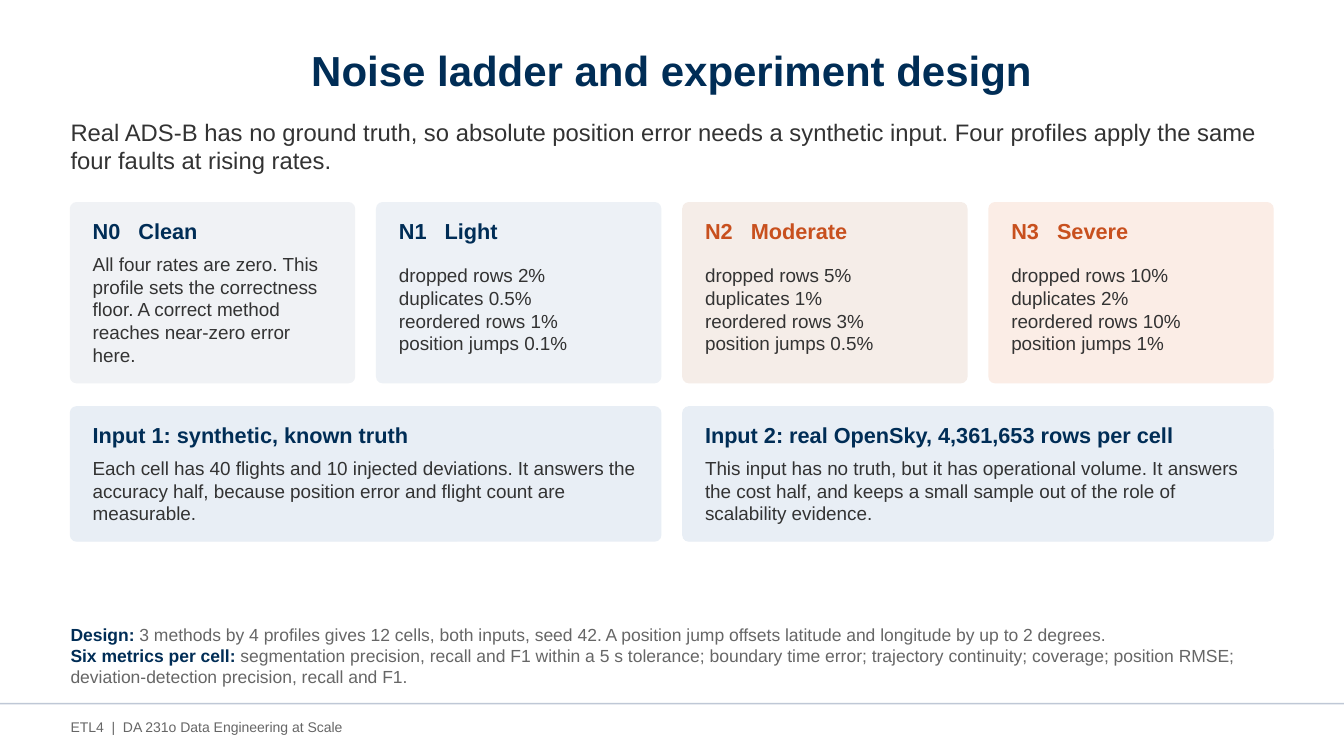
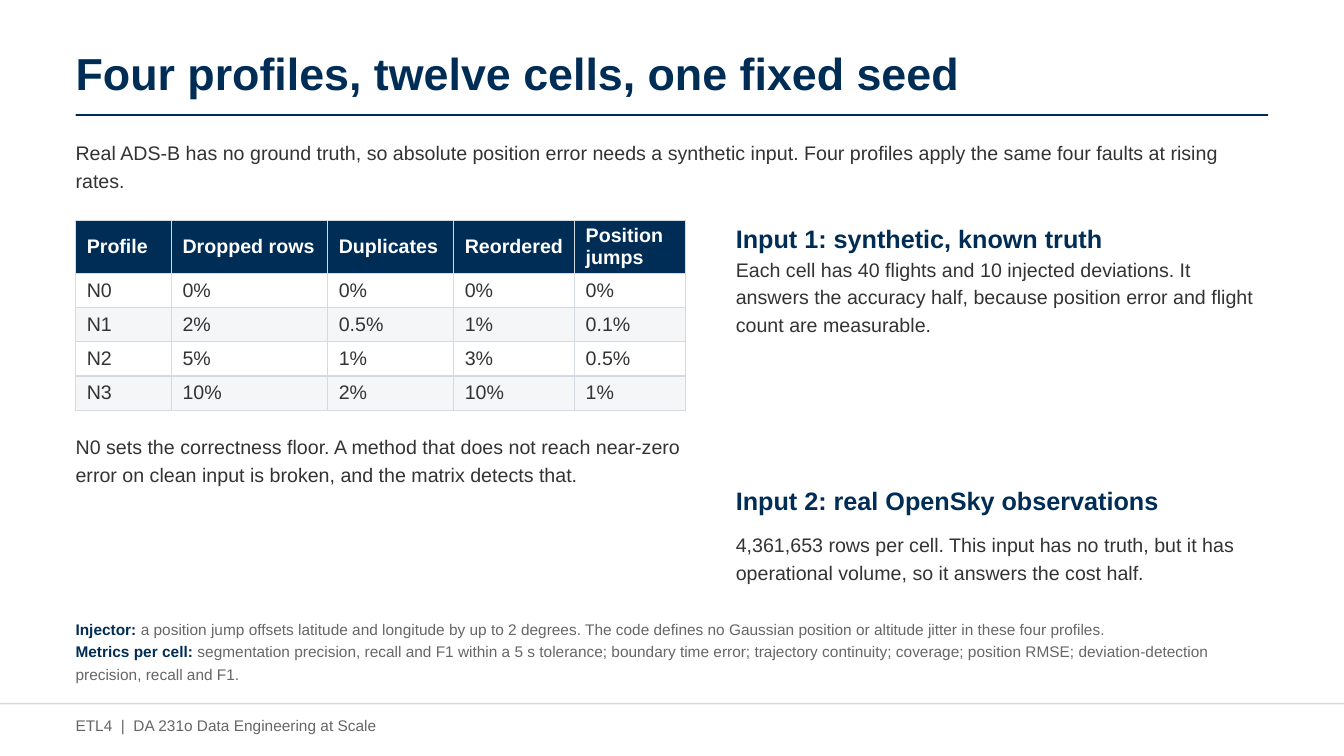
Before and after one commit to AvinashKompalli/Clean-Flight-Paths-from-Noisy-Aircraft-Data-at-Scale, a slide deck: slide 14 of etl4/docs/ETL4_Project_Presentation.pptx (slide 11 before the commit). Drawn at 1344x756 pixels with LibreOffice and Linux fonts; fonts in the diff are those of the drawing. Boxes give left, top, right and bottom in pixels: in the first picture for what was removed or moved away, otherwise in the second. Text is boxed around its words. In the diff, an @@ line names an element or a change of style, - is before the commit and + after.

```diff
--- a/etl4/docs/ETL4_Project_Presentation.pptx
+++ b/etl4/docs/ETL4_Project_Presentation.pptx
@@ title added at box(76, 57, 959, 99), 32 pt, text #002D56, bold @@
+Four profiles, twelve cells, one fixed seed
@@ title removed at box(311, 55, 1031, 94) @@
-Noise ladder and experiment design
@@ line added from (76, 115) to (1268, 115), #002D56 1.25 pt @@
@@ text "Real ADS-B has no ground ...": place and size @@
-text "Real ADS-B has no ground ..." at box(71, 123, 1255, 174)
+text "Real ADS-B has no ground ..." at box(76, 145, 1218, 188)
@@ text "Real ADS-B has no ground ..." at box(76, 145, 1218, 188): size 17 to 14 pt; line spacing 1 to 1.18 @@
@@ rounded rectangle removed at box(71, 203, 355, 382) @@
@@ rounded rectangle removed at box(377, 203, 661, 382) @@
@@ rounded rectangle removed at box(684, 203, 968, 382) @@
@@ rounded rectangle removed at box(989, 203, 1273, 382) @@
@@ table added at box(76, 221, 686, 403), 5 rows, 5 columns @@
+Profile | Dropped rows | Duplicates | Reordered | Position jumps
+N0 | 0% | 0% | 0% | 0%
+N1 | 2% | 0.5% | 1% | 0.1%
+N2 | 5% | 1% | 3% | 0.5%
+N3 | 10% | 2% | 10% | 1%
@@ text removed at box(93, 223, 197, 240) @@
-N0 Clean
@@ text removed at box(399, 223, 498, 244) @@
-N1 Light
@@ text removed at box(705, 223, 847, 239) @@
-N2 Moderate
@@ text "Input 1: synthetic, known truth": place and size @@
-text "Input 1: synthetic, known truth" at box(93, 427, 408, 448)
+text "Input 1: synthetic, known truth" at box(736, 229, 1102, 254)
@@ text "Input 1: synthetic, known truth" at box(736, 229, 1102, 254): size 15.5 to 18 pt; line spacing 1 to 1.12 @@
@@ text removed at box(1011, 224, 1128, 240) @@
-N3 Severe
@@ text removed at box(93, 257, 319, 362) @@
-All four rates are zero. This profile sets the correctness floor. A correct method reaches near-zero error here.
@@ text removed at box(399, 268, 567, 354) @@
-dropped rows 2%
-duplicates 0.5%
-reordered rows 1%
-position jumps 0.1%
@@ text removed at box(705, 268, 873, 354) @@
-dropped rows 5%
-duplicates 1%
-reordered rows 3%
-position jumps 0.5%
@@ text "Each cell has 40 flights ...": place and size @@
-text "Each cell has 40 flights ..." at box(93, 461, 635, 520)
+text "Each cell has 40 flights ..." at box(736, 262, 1252, 332)
@@ text "Each cell has 40 flights ..." at box(736, 262, 1252, 332): size 13.5 to 14 pt; line spacing 1 to 1.18 @@
@@ text removed at box(1011, 268, 1181, 354) @@
-dropped rows 10%
-duplicates 2%
-reordered rows 10%
-position jumps 1%
@@ rounded rectangle removed at box(71, 407, 661, 541) @@
@@ rounded rectangle removed at box(684, 407, 1274, 541) @@
@@ text added at box(76, 439, 680, 486), 14 pt, text #333333 @@
+N0 sets the correctness floor. A method that does not reach near-zero error on clean input is broken, and the matrix detects that.
@@ text at box(736, 491, 1159, 516): text changed; size 15.5 to 18 pt @@
-Input 2: real OpenSky, 4,361,653 rows per cell
+Input 2: real OpenSky observations
@@ text at box(736, 537, 1234, 584): text changed; size 13.5 to 14 pt @@
-This input has no truth, but it has operational volume. It answers the cost half, and keeps a small sample out of the role of scalability evidence.
+4,361,653 rows per cell. This input has no truth, but it has operational volume, so it answers the cost half.
@@ text at box(76, 624, 1208, 683): text changed; size 12.5 to 11 pt @@
-Design: 3 methods by 4 profiles gives 12 cells, both inputs, seed 42. A position jump offsets latitude and longitude by up to 2 degrees.
-Six metrics per cell: segmentation precision, recall and F1 within a 5 s tolerance; boundary time error; trajectory continuity; coverage; position RMSE; deviation-detection precision, recall and F1.
+Injector: a position jump offsets latitude and longitude by up to 2 degrees. The code defines no Gaussian position or altitude jitter in these four profiles.
+Metrics per cell: segmentation precision, recall and F1 within a 5 s tolerance; boundary time error; trajectory continuity; coverage; position RMSE; deviation-detection precision, recall and F1.
@@ line (0, 704) - (1344, 704): stroke #BFC8D6 1 pt to #D4DAE2 1 pt @@
@@ text "ETL4 | DA 231o Data ..." at box(76, 720, 377, 734): size 10 to 11 pt @@
```
Also in this commit, not shown: 19 other slides changed, 4 slides added, 1 other file.
